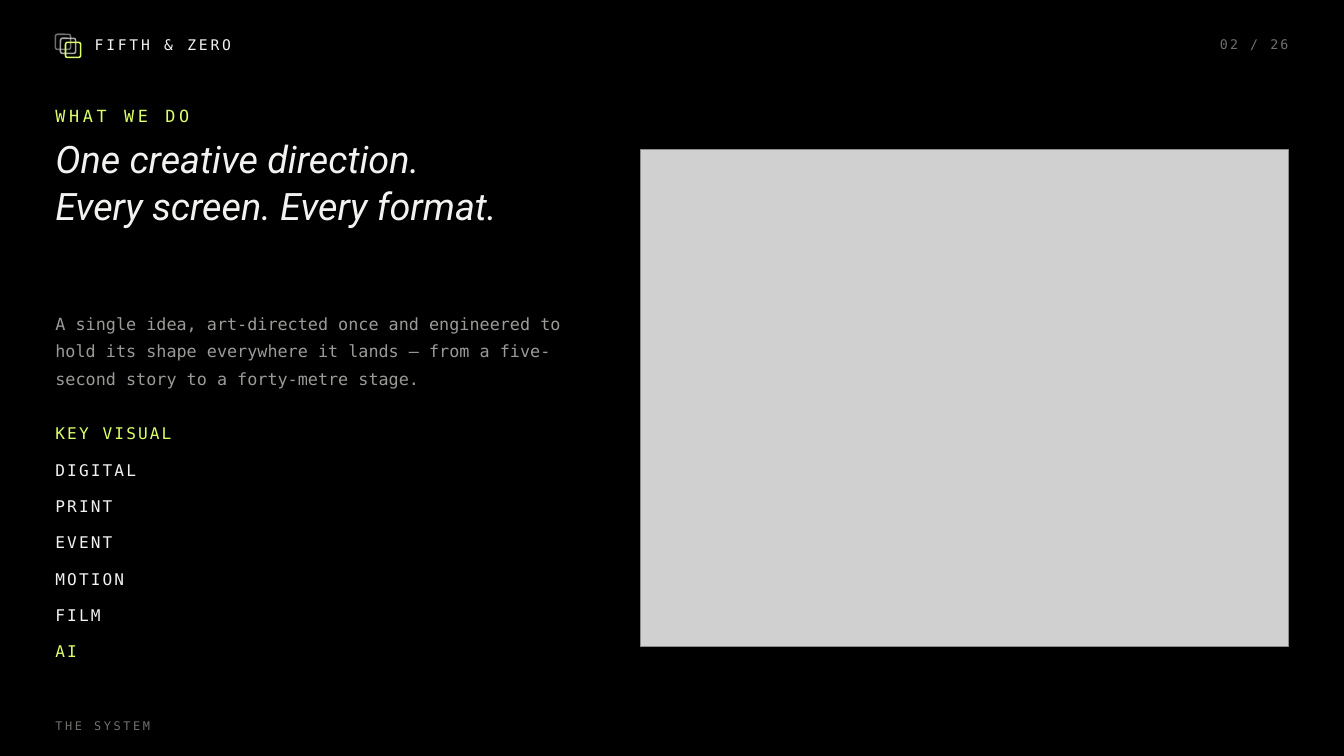
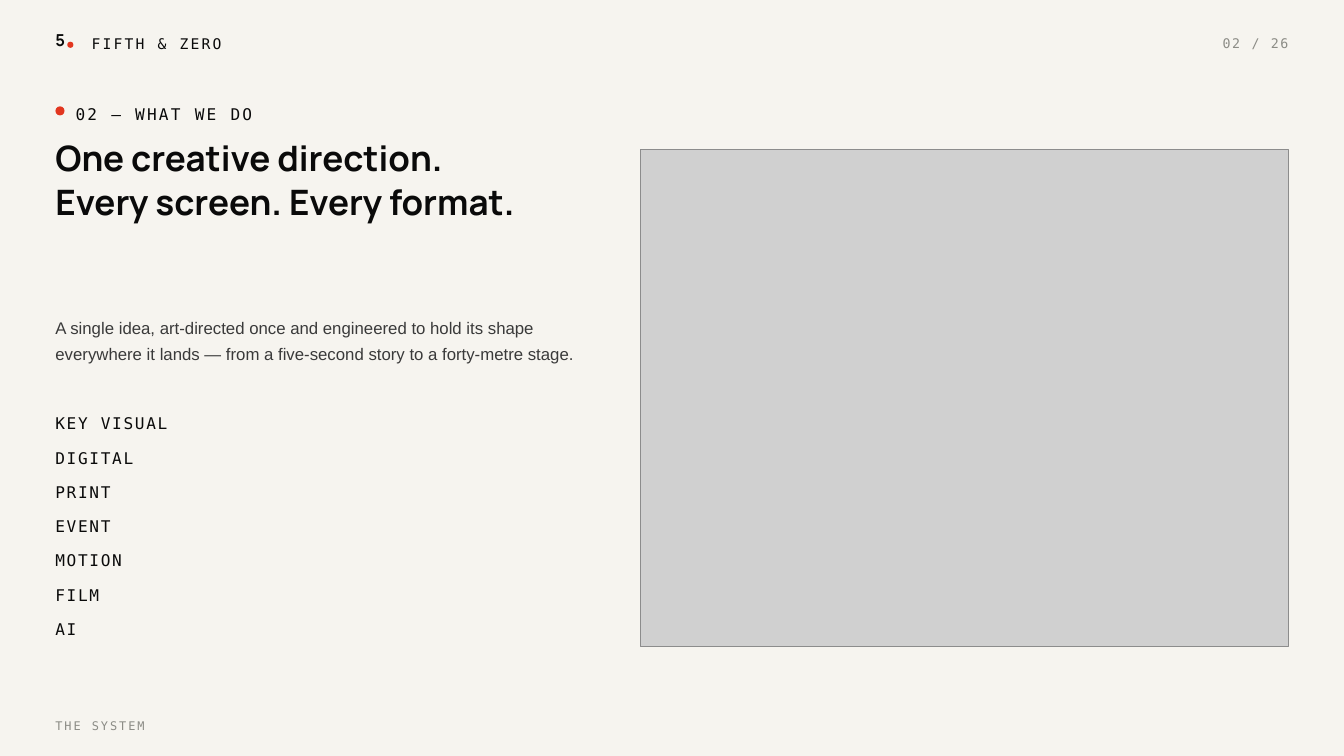
Before and after one commit to noylundrew904-jpg/fifth-zero-os-2, a slide deck: slide 2 of capabilities-deck/Fifth-Zero-Capabilities-Deck.pptx. Drawn at 1344x756 pixels with LibreOffice and Linux fonts; fonts in the diff are those of the drawing; grey boxes stand for pictures. Boxes give left, top, right and bottom in pixels: in the first picture for what was removed or moved away, otherwise in the second. Text is boxed around its words. In the diff, an @@ line names an element or a change of style, - is before the commit and + after.

```diff
--- a/capabilities-deck/Fifth-Zero-Capabilities-Deck.pptx
+++ b/capabilities-deck/Fifth-Zero-Capabilities-Deck.pptx
@@ background #000000 to #F6F4EF @@
@@ rounded rectangle removed at (x1=55, y1=34, x2=71, y2=49) @@
@@ text added at (x1=55, y1=34, x2=65, y2=47), 11.8 pt, text #0A0A0A, bold @@
+5
@@ rounded rectangle removed at (x1=66, y1=42, x2=81, y2=57) @@
@@ ellipse resized from (x1=60, y1=38, x2=76, y2=53) to (x1=68, y1=41, x2=74, y2=47) @@
@@ ellipse at (x1=68, y1=41, x2=74, y2=47): rounded rectangle to ellipse; fill none to #E2361F; outline #F2F2F0 1.1 pt to none @@
@@ text "FIFTH & ZERO" at (x1=92, y1=38, x2=222, y2=50): text colour #F2F2F0 to #0A0A0A, letter spacing 2 to 1.6 pt @@
@@ text "02 / 26" at (x1=1223, y1=38, x2=1289, y2=48): text colour #6F6F6B to #8C8C86, letter spacing 1.5 to 1.2 pt @@
@@ ellipse added at (x1=55, y1=106, x2=65, y2=115), fill #E2361F @@
@@ text at (x1=76, y1=108, x2=253, y2=121): text changed; size 12 to 11.5 pt; text colour #DBFF6B to #0A0A0A @@
-WHAT WE DO
+02 — WHAT WE DO
@@ text "One creative direction." at (x1=55, y1=145, x2=514, y2=224): size 27 to 25 pt, font Roboto to Manrope, text colour #F2F2F0 to #0A0A0A, bold on, italic off; line spacing 1.02 to 1.04 @@
@@ text "A single idea, art-directed once ..." at (x1=55, y1=322, x2=574, y2=364): font DejaVu Sans Mono to Arial, text colour #9A9A96 to #3A3A3A; line spacing 1.35 to 1.32 @@
@@ text "KEY VISUAL" moved from (x1=55, y1=427, x2=172, y2=440) to (x1=55, y1=417, x2=168, y2=430) @@
@@ text "KEY VISUAL" at (x1=55, y1=417, x2=168, y2=430): text colour #DBFF6B to #0A0A0A, letter spacing 1.5 to 1.2 pt @@
@@ text "DIGITAL" moved from (x1=55, y1=464, x2=136, y2=477) to (x1=55, y1=452, x2=133, y2=465) @@
@@ text "PRINT" moved from (x1=55, y1=500, x2=112, y2=512) to (x1=55, y1=486, x2=110, y2=498) @@
@@ text "EVENT" moved from (x1=55, y1=536, x2=112, y2=548) to (x1=55, y1=520, x2=110, y2=532) @@
@@ text colour #F2F2F0 to #0A0A0A, letter spacing 1.5 to 1.2 pt in 5 elements at (x1=55, y1=452, x2=133, y2=465), (x1=55, y1=486, x2=110, y2=498), (x1=55, y1=520, x2=110, y2=532), (x1=55, y1=554, x2=122, y2=567), (x1=55, y1=589, x2=99, y2=601) @@
@@ text "AI" at (x1=55, y1=623, x2=76, y2=635): text colour #DBFF6B to #0A0A0A, letter spacing 1.5 to 1.2 pt @@
@@ 3 texts moved together from (x1=55, y1=573, x2=124, y2=657) to (x1=55, y1=554, x2=122, y2=635) @@
@@ text "THE SYSTEM" at (x1=55, y1=721, x2=145, y2=730): text colour #6F6F6B to #8C8C86, letter spacing 1.8 to 1.4 pt @@
```
Also in this commit, not shown: 25 other slides changed, 6 other files.
